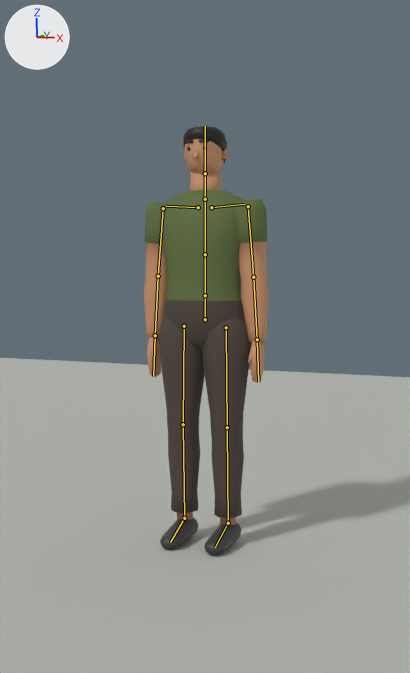
The Blender file assets/blender/characters/pedestrian_heavy.blend as it was, and as the next commit left it.
Before and after are seen from the file's camera 'preview_camera'. Every picture has the same lights, and +X, +Y and +Z are marked at upper left. The first picture is the older version. The bones that bend it are drawn over the model as lines.

Names of what the first picture shows: 'body', 'hair', 'head', 'preview_ground'.
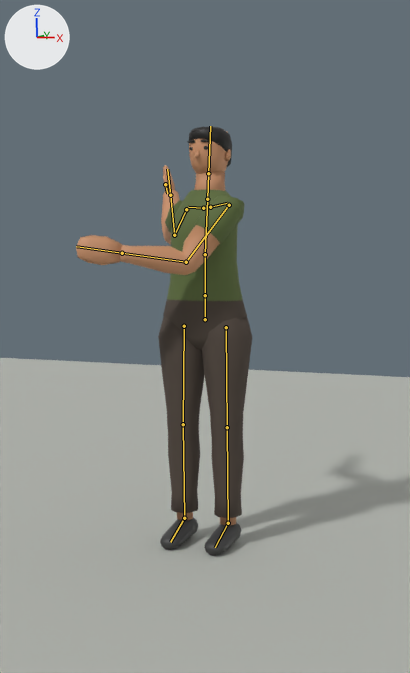
The newer file adds an action. The first version stands in its rest pose; the second is drawn at frame 5 of the action 'bat_swing_a'.

What differs and where, as boxes [x1, y1, x2, y2] in the pictures (410 x 673 px):
'body', posed (40% wider): before [144, 170, 269, 556]; after [76, 165, 252, 556]
'head', posed: before [184, 139, 228, 173]; after [188, 130, 231, 174]
'hair', posed: before [183, 126, 227, 164]; after [189, 127, 232, 167]
bone 'Chest', root to tip: before (205, 254) to (205, 199); after (205, 254) to (207, 199)
bone 'Head', root to tip: before (205, 173) to (205, 125); after (208, 173) to (210, 126)
bone 'LeftUpperArm', root to tip: before (248, 206) to (253, 277); after (229, 205) to (186, 262)
bone 'LeftLowerArm', root to tip: before (253, 277) to (257, 339); after (186, 262) to (122, 253)
bone 'RightUpperArm', root to tip: before (163, 208) to (158, 276); after (186, 209) to (174, 235)
bone 'RightLowerArm', root to tip: before (158, 276) to (155, 335); after (174, 235) to (170, 195)
bone 'RightHand', root to tip: before (155, 335) to (153, 376); after (170, 195) to (167, 169)

What the commit changed:
Bone 'Spine' (bone_spine) turns from (0, 0, 0) to (0, -15, 0) degrees about its own x, y and z.
Bone 'Chest' (bone_chest) turns from (0, 0, 0) to (-3, -25, 0) degrees about its own x, y and z.
Bone 'Head' (bone_head) turns from (0, 0, 0) to (0, 30, 0) degrees about its own x, y and z.
Bone 'LeftUpperArm' (bone_leftupperarm) turns from (0, 0, 0) to (-37, 16, -2) degrees about its own x, y and z.
Bone 'LeftLowerArm' (bone_leftlowerarm) turns from (0, 0, 0) to (-60, -5, -1) degrees about its own x, y and z.
Bone 'RightUpperArm' (bone_rightupperarm) turns from (0, 0, 0) to (-88, 109, -24) degrees about its own x, y and z.
Bone 'RightLowerArm' (bone_rightlowerarm) turns from (0, 0, 0) to (-70, 6, 1) degrees about its own x, y and z.
Bone 'RightHand' (bone_righthand) turns from (0, 0, 0) to (-1, -20, 0) degrees about its own x, y and z.
